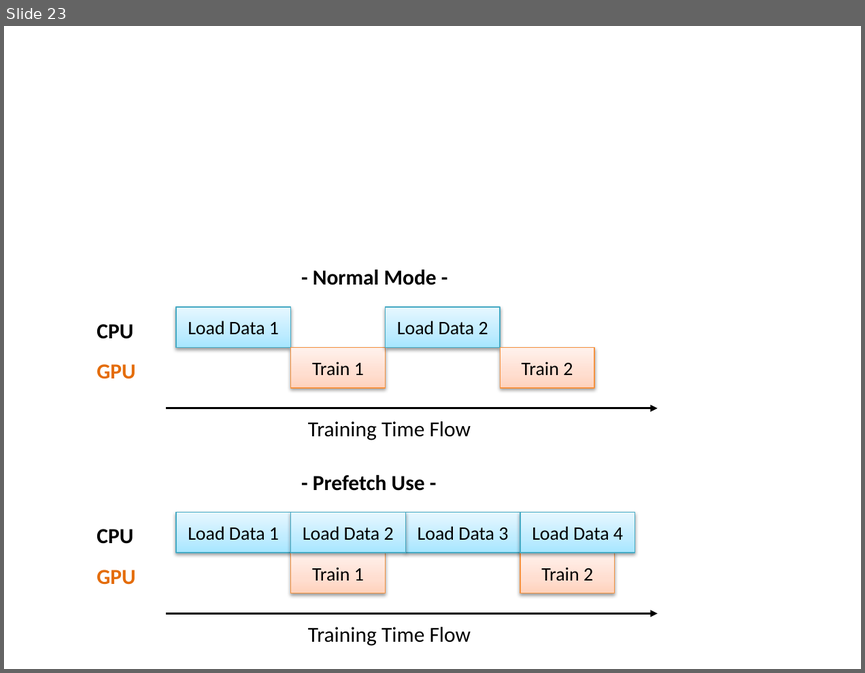
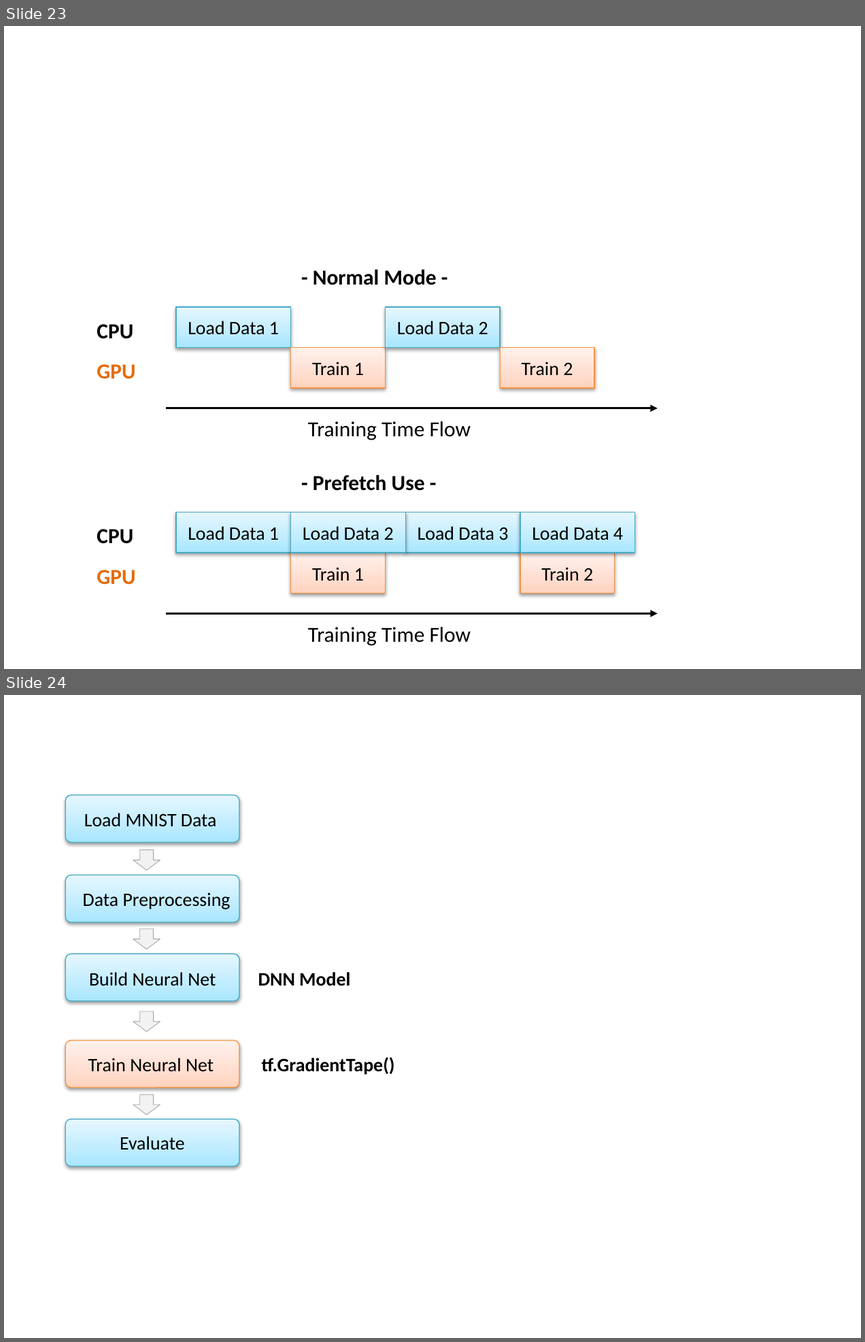
Before and after one commit to zhamppx97/TensorFlow.NET-Tutorials, a slide deck: ppt/tf.reduce_mean.pptx. Shown one above the other, each under a label of ours: slide 23 before the commit, slides 23 and 24 after it. The pictures are 865x673 and 865x1342 pixels, drawn with LibreOffice and Linux fonts; fonts in the diff are those of the drawing. Boxes give left, top, right and bottom in pixels: in the first picture for what was removed or moved away, otherwise in the second. Text is boxed around its words. In the diff, an @@ line names an element or a change of style, - is before the commit and + after.

```diff
--- a/ppt/tf.reduce_mean.pptx
+++ b/ppt/tf.reduce_mean.pptx
@@ slide 24 added at (4, 695, 861, 1338), background #FFFFFF @@
@@ rounded rectangle added at (66, 795, 239, 843), fill gradient #A7E6FF to #C1EDFF to #E7F8FF, outline #46AAC5 0.75 pt @@
@@ text added at (84, 813, 217, 827), 16 pt, text #000000 @@
+Load MNIST Data
@@ down arrow added at (133, 850, 160, 870), fill #F2F2F2, outline #A6A6A6 0.5 pt @@
@@ rounded rectangle added at (66, 875, 239, 922), fill gradient #A7E6FF to #C1EDFF to #E7F8FF, outline #46AAC5 0.75 pt @@
@@ text added at (83, 892, 230, 909), 16 pt, text #000000 @@
+Data Preprocessing
@@ down arrow added at (133, 929, 160, 949), fill #F2F2F2, outline #A6A6A6 0.5 pt @@
@@ rounded rectangle added at (66, 954, 239, 1001), fill gradient #A7E6FF to #C1EDFF to #E7F8FF, outline #46AAC5 0.75 pt @@
@@ text added at (89, 972, 215, 986), 16 pt, text #000000 @@
+Build Neural Net
@@ text added at (258, 972, 350, 986), 16 pt, text #000000, bold @@
+DNN Model
@@ down arrow added at (133, 1011, 160, 1032), fill #F2F2F2, outline #A6A6A6 0.5 pt @@
@@ rounded rectangle added at (66, 1040, 239, 1087), fill gradient #FFD2BD to #FFDED0 to #FFF2ED, outline #F69240 0.75 pt @@
@@ text added at (88, 1057, 213, 1072), 16 pt, text #000000 @@
+Train Neural Net
@@ text added at (262, 1057, 395, 1074), 16 pt, text #000000, bold @@
+tf.GradientTape()
@@ down arrow added at (133, 1094, 160, 1115), fill #F2F2F2, outline #A6A6A6 0.5 pt @@
@@ rounded rectangle added at (66, 1119, 239, 1166), fill gradient #A7E6FF to #C1EDFF to #E7F8FF, outline #46AAC5 0.75 pt @@
@@ text added at (120, 1136, 185, 1150), 16 pt, text #000000 @@
+Evaluate
```
Also in this commit, not shown: 1 slide removed, 11 other files.
